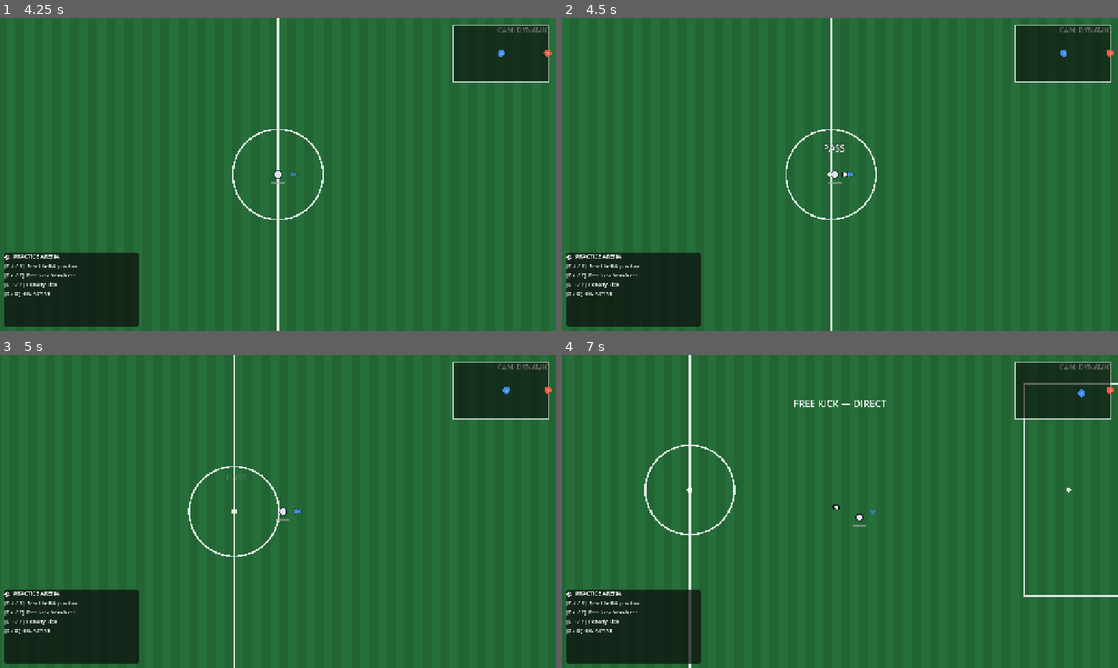
Above: before the commit, frames 1-4 (two rows, left to right).
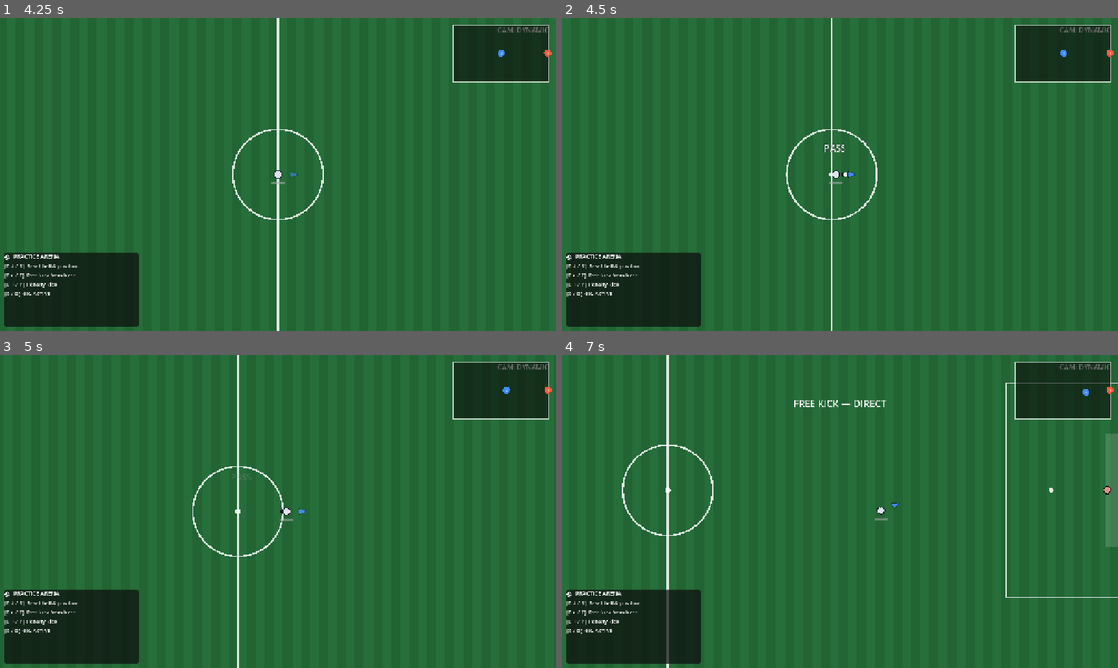
Above: after the commit, the same moments.

Repository: RidgeBridgeStudios/PowerFootball-2D
Game: Godot game, scene res://ui/MainMenu.tscn
The game is run twice, just before and just after one commit, with the same random seed, the same clock (stepped at 60 frames per second) and the same inputs.
Inputs:
- Up to frame 1 (4.25 s): click "⚽ Kick Off" at 0.5 s; click "vs CPU" at 1.25 s; click "vs Player 2" at 2 s; click "← Back" at 2.75 s; click "🏟 Practice Arena" at 3.5 s
- Up to frame 2 (4.5 s): tap Enter at 4.25 s; hold D (move_right) from 4.28 s (still down); tap Space (action_kick) at 4.35 s
- Up to frame 3 (5 s): keep holding D (move_right)
- Up to frame 4 (7 s): release D (move_right) at 5.03 s; hold S (move_down) 5.03-5.78 s; tap F (action_lob) at 5.1 s; hold D (move_right) 5.78-6.53 s; tap T (action_practice_freekick) at 5.85 s; hold W (move_up) from 6.53 s (still down); tap Y (action_practice_penalty) at 6.6 s

Frame 1 is identical in both runs. In frame 2, 0.4% of the frame differs, in the area x 40-57%, y 0-100%; in frame 3, 1.2%; in frame 4, 3.1%, in the area x 10-100%, y 0-100%.

Commit message:
Add continuous ball magnetism to DribbleState
Between timed touch impulses the ball previously received zero
correction, so a player moving faster than the ball would simply run
through it and drop possession. Add a per-tick velocity-correction
pull toward a carry point ahead of the player, damp the ball's own
momentum while possessed, and add a short grace window before
dropping possession when the ball momentarily leaves the foot sensor.

Pseudo3DBall extends CharacterBody2D, so the magnet writes to its
`velocity` property rather than RigidBody2D's `linear_velocity`.

Diff:
--- a/entities/player/states/DribbleState.gd
+++ b/entities/player/states/DribbleState.gd
@@ -5,6 +5,13 @@
 ## snapped to the player: it is nudged forward with micro-impulses whenever it
 ## drifts inside the foot sensor. Turn sharply or sprint too hard and the ball
 ## runs away from you — that separation is the mechanic, not a bug.
+## Magnetism layer: every physics tick a velocity-correction pull is applied to
+## keep the ball anchored near the carry target (CARRY_OFFSET px ahead of the
+## player), on top of the timed touch impulse below. MAGNET_STRENGTH and
+## MAGNET_BLEND are intentionally strong — better to feel magnetic than to let
+## the ball slip through the body between touches. POSSESSION_DAMPING kills
+## residual ball momentum each tick while possessed. A short POSSESSION_GRACE
+## window prevents jitter-drops when the ball briefly leaves the foot sensor.
 ##
 ## Depends on: PlayerState, HeavyPlayerController, Pseudo3DBall.
 ## Exposes: the PlayerState interface.
@@ -12,6 +19,29 @@
 
 class_name DribbleState
 extends PlayerState
+
+## --- Magnetism constants ----------------------------------------------------
+
+## Pixels ahead of the player centre the ball is pulled toward.
+const CARRY_OFFSET: float = 18.0
+
+## Scales offset-in-pixels to a correction velocity in px/s.
+## At 14.0, a 10 px gap → 140 px/s pull. Deliberately strong.
+const MAGNET_STRENGTH: float = 14.0
+
+## Lerp weight applied per physics tick to blend toward the magnet velocity.
+## 0.55 means ~3 ticks to fully lock the ball to the carry position.
+const MAGNET_BLEND: float = 0.55
+
+## Fraction of the ball's own velocity kept each tick while possessed.
+## 0.72 removes 28%/tick — kills free spin within ~10 frames at 60 Hz.
+const POSSESSION_DAMPING: float = 0.72
+
+## Seconds the ball may stay outside the foot sensor before possession drops.
+## Prevents jitter-drops from momentary physics separations at high speed.
+const POSSESSION_GRACE: float = 0.08
+
+## --- Touch constants (unchanged from previous version) ---------------------
 
 ## Fraction of top speed the touch imparts to the ball.
 ## At 0.60 the ball stays close to the player's feet at a walk and drifts
@@ -27,21 +57,32 @@
 ## Close control: dribbling costs a slice of top speed.
 const DRIBBLE_SPEED_PENALTY: float = 0.9
 
+## --- State vars -------------------------------------------------------------
+
 var _touch_cooldown: float = 0.0
+var _grace_timer: float = 0.0
+## The ball this dribble session is tracking. Cached on enter so the magnet
+## still has a target even on a tick where the ball is momentarily outside
+## the foot sensor (grace window).
+var _possessed_ball: Pseudo3DBall = null
 
 
 func enter(player: HeavyPlayerController) -> void:
 	_touch_cooldown = 0.0
+	_grace_timer = 0.0
 	var ball: Pseudo3DBall = player.get_ball_in_foot_range()
 	if ball != null:
 		ball.set_possessor(player)
+		_possessed_ball = ball
 		player.possession_gained.emit()
+	else:
+		_possessed_ball = null
 
 
 func exit(player: HeavyPlayerController) -> void:
-	var ball: Pseudo3DBall = player.get_ball_in_foot_range()
-	if ball != null and ball.possessor == player:
-		ball.release_possession()
+	if _possessed_ball != null and _possessed_ball.possessor == player:
+		_possessed_ball.release_possession()
+	_possessed_ball = null
 	player.possession_lost.emit()
 
 
@@ -52,9 +93,24 @@
 	if common != &"":
 		return common
 
-	# Ball has escaped the foot zone: possession is lost, back to running.
-	if player.get_ball_in_foot_range() == null:
-		return MOVE if player.movement_intent.length() > 0.05 else IDLE
+	var ball_in_range: Pseudo3DBall = player.get_ball_in_foot_range()
+
+	if ball_in_range != null:
+		# Ball is inside the sensor — reset grace, keep tracking.
+		_grace_timer = 0.0
+		if _possessed_ball == null:
+			_possessed_ball = ball_in_range
+			ball_in_range.set_possessor(player)
+	else:
+		# Ball has left the sensor. Check grace window before dropping.
+		if _possessed_ball != null and _possessed_ball.possessor == player:
+			_grace_timer += delta
+			if _grace_timer >= POSSESSION_GRACE:
+				# Grace expired — genuine loss of possession.
+				return MOVE if player.movement_intent.length() > 0.05 else IDLE
+		else:
+			# No possessor link at all — drop immediately.
+			return MOVE if player.movement_intent.length() > 0.05 else IDLE
 
 	return &""
 
@@ -62,11 +118,28 @@
 func physics_process(player: HeavyPlayerController, delta: float) -> void:
 	player.apply_kinematic_weight(player.movement_intent * DRIBBLE_SPEED_PENALTY, delta)
 
-	if _touch_cooldown > 0.0:
+	var ball: Pseudo3DBall = _possessed_ball
+	if ball == null or ball.is_airborne():
 		return
 
-	var ball: Pseudo3DBall = player.get_ball_in_foot_range()
-	if ball == null or ball.is_airborne():
+	# --- Magnetism: runs every tick regardless of touch cooldown -------------
+	# Pseudo3DBall extends CharacterBody2D, so its velocity property is
+	# `velocity` (not RigidBody2D's `linear_velocity`).
+
+	var carry_target: Vector2 = player.global_position + player.facing_direction * CARRY_OFFSET
+	var offset: Vector2 = carry_target - ball.global_position
+
+	# Damp free ball momentum first, then blend toward the magnet pull.
+	ball.velocity *= POSSESSION_DAMPING
+	var pull_velocity: Vector2 = offset * MAGNET_STRENGTH
+	ball.velocity = ball.velocity.lerp(pull_velocity, MAGNET_BLEND)
+
+	# --- Timed touch impulse: unchanged logic --------------------------------
+	# apply_kick() below replaces ball.velocity outright, so running it after
+	# the magnet block means a touch tick always wins over the magnet pull, as
+	# intended — the touch is a deliberate strike, not a correction.
+
+	if _touch_cooldown > 0.0:
 		return
 
 	# Push the ball along the running line rather than the stick line: a heavy
